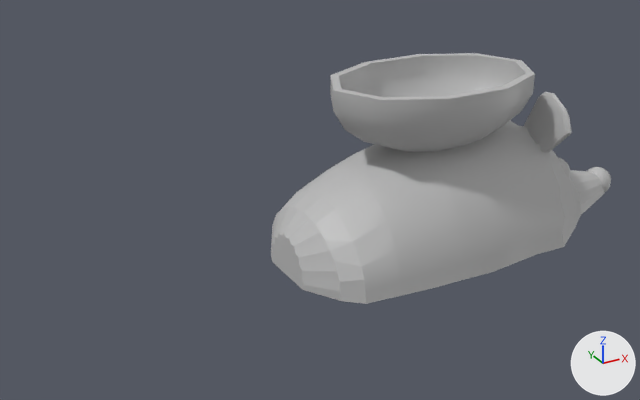
A saved change to the FBX model 3DArtRaw/SM_Rat_Character_01a.fbx.
Both versions are drawn from a 50 mm lens placed at (-1.54, -3.57, 1.91), pointed at (0.23, -0.36, 0.3). Lighting does not change. The marker at lower right points along +X, +Y and +Z. Where no turn or scale is listed for an object, it has been applied to the vertices.
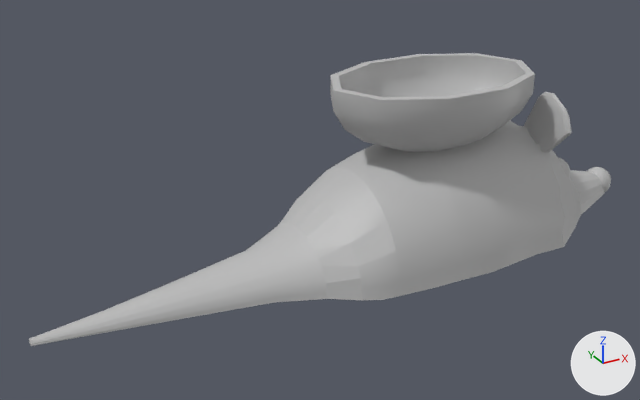
The newer file is also turned or shifted as a whole; pictures and numbers use the older file's frame.

Where the change shows, as pixel boxes [x1, y1, x2, y2] in the pictures (640 x 400 px):
```json
{"object": "pSphere9", "change": "reshaped", "before": [271, 53, 611, 304], "after": [29, 53, 611, 346], "on screen": "71% wider, 17% taller"}
{"part": 1, "of": "me_mesh", "change": "built on", "before": [271, 167, 400, 304], "after": [29, 167, 400, 346]}
```

The change, as JSON lines over the scene's bpy script:
```json
{"block": "me_mesh", "where": "# used by ob_psphere9; location = (0.0, 0.0, 0.0)"}
{"op": "remove", "block": "me_mesh", "code": "me_mesh.from_pydata(...)  # 890 vertices, 914 faces; spans x 0.02..1.96, y -0.87..0.02, z 0.0..0.83"}
{"op": "add", "block": "me_mesh", "code": "me_mesh.from_pydata(...)  # 985 vertices, 1008 faces; spans x -1.1..1.96, y -0.87..0.02, z -0.03..0.83"}
{"block": "me_mesh", "change": "me_mesh part 1"}
{"block": "me_mesh", "change": "13 vertices are removed from x 0.02, y -0.59..-0.26, z 0.0..0.2"}
{"block": "me_mesh", "change": "61 faces are deleted"}
{"block": "me_mesh", "change": "48 vertices move from x 0.02..0.2, y -0.82..-0.03, z 0.01..0.35 to x -0.12..0.38, y -0.82..-0.03, z 0.0..0.33"}
{"block": "me_mesh", "change": "108 vertices are added at x -1.1..1.25, y -0.83..-0.02, z -0.03..0.18"}
{"block": "me_mesh", "change": "155 new faces join them"}
```
